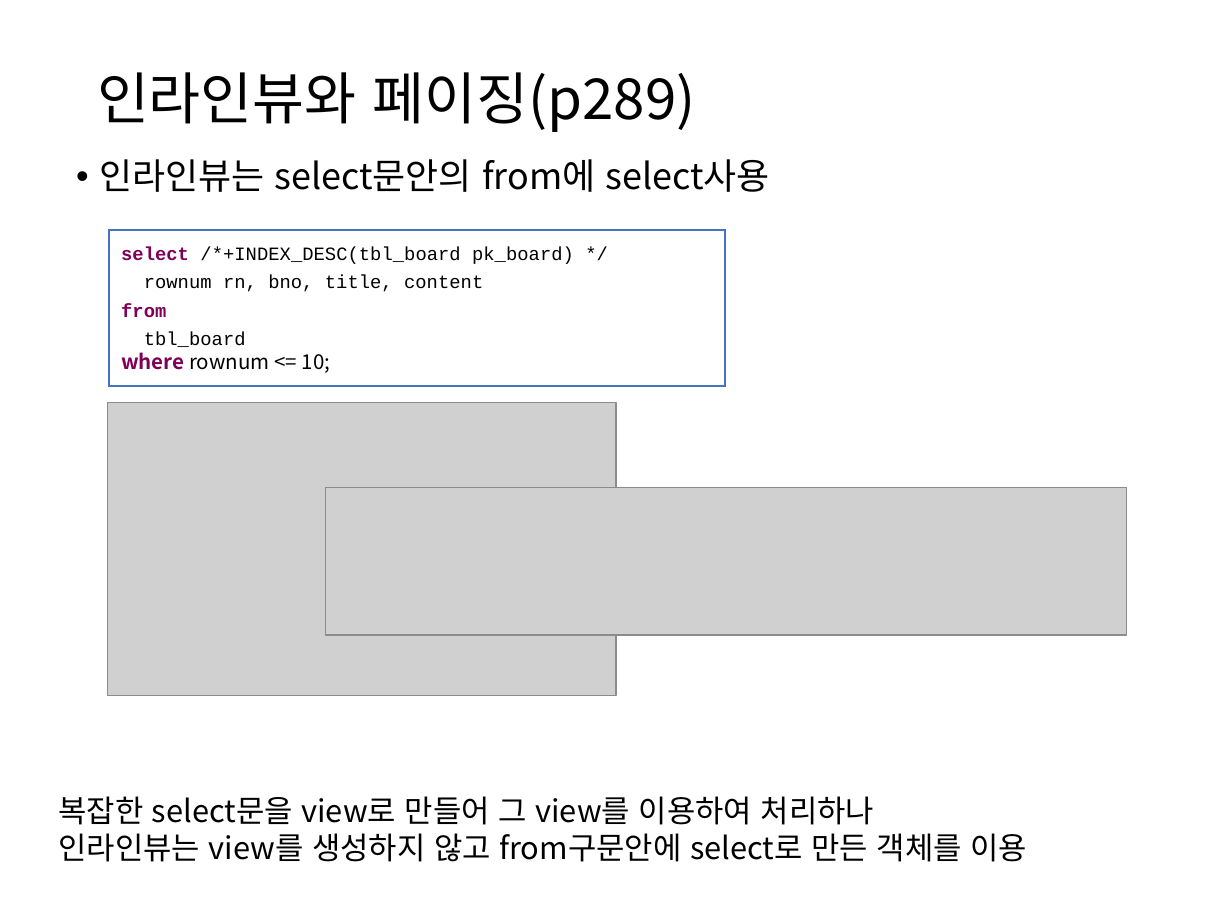
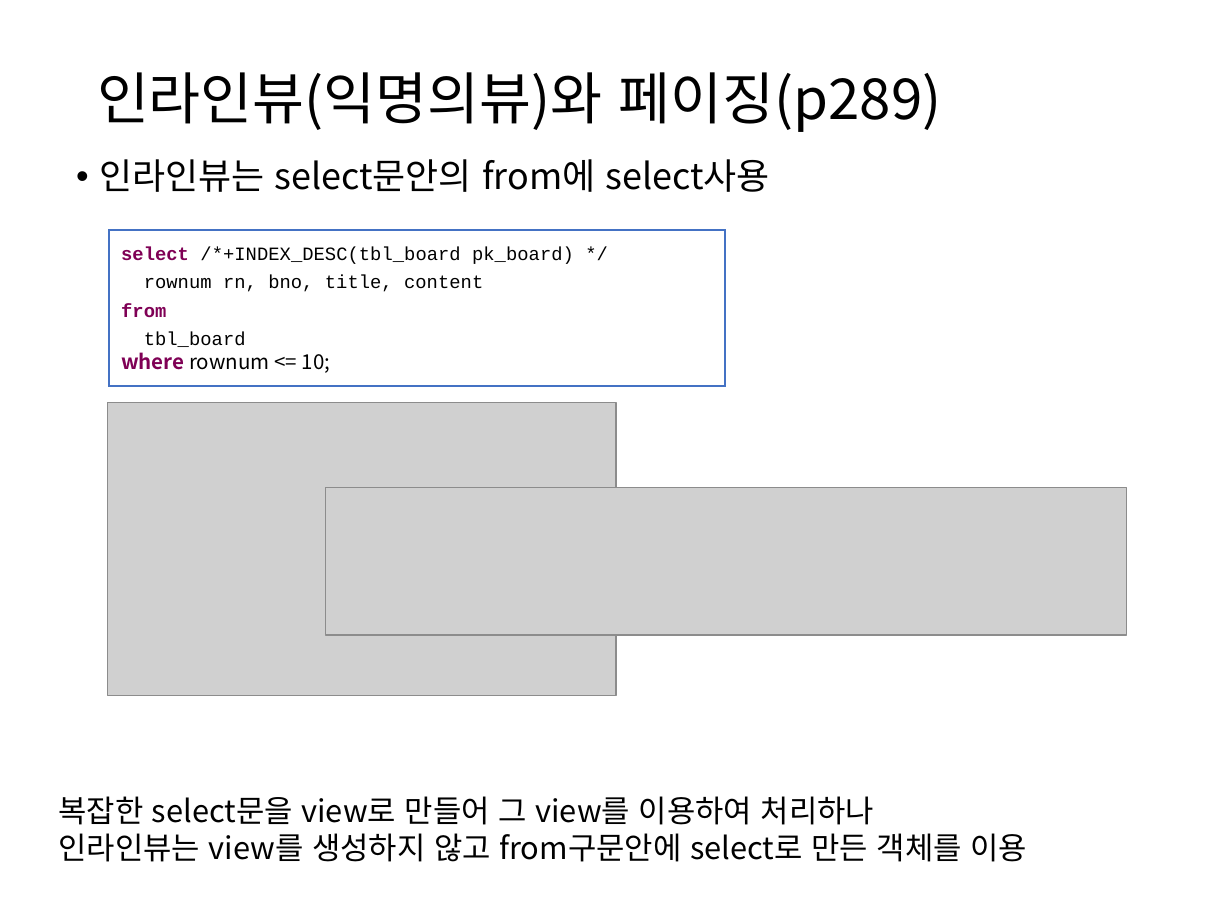
Before and after one commit to itrecipe/Web_Study_ez, a slide deck: slide 92 of spring - 학습자료/PART3.pptx. Drawn at 1232x924 pixels with LibreOffice and Linux fonts; fonts in the diff are those of the drawing; grey boxes stand for pictures. Boxes give left, top, right and bottom in pixels: in the first picture for what was removed or moved away, otherwise in the second. Text is boxed around its words. In the diff, an @@ line names an element or a change of style, - is before the commit and + after.

```diff
--- a/spring - 학습자료/PART3.pptx
+++ b/spring - 학습자료/PART3.pptx
@@ title at (x1=97, y1=72, x2=941, y2=132): text changed @@
-인라인뷰와 페이징(p289)
+인라인뷰(익명의뷰)와 페이징(p289)
```
Also in this commit, not shown: 7 other slides changed.
